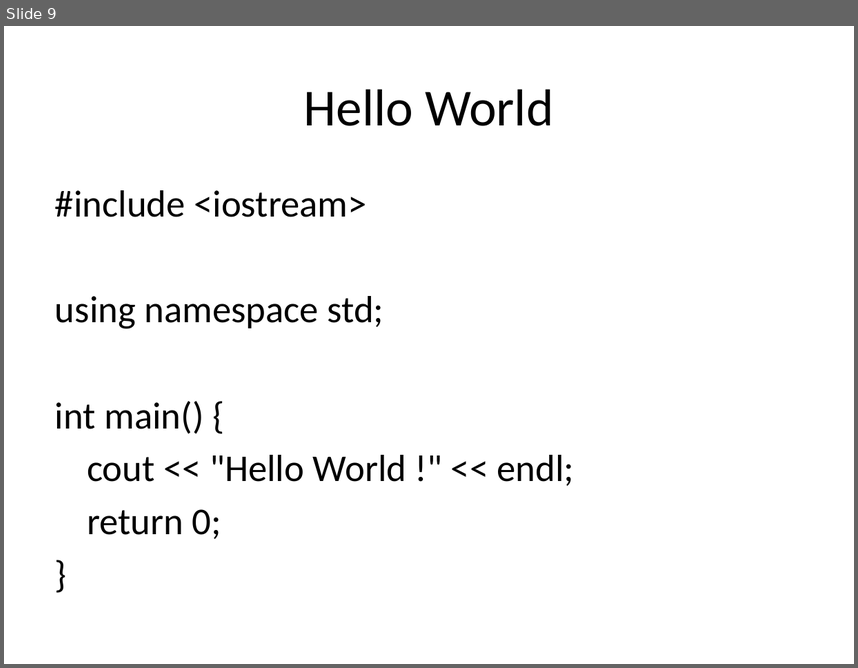
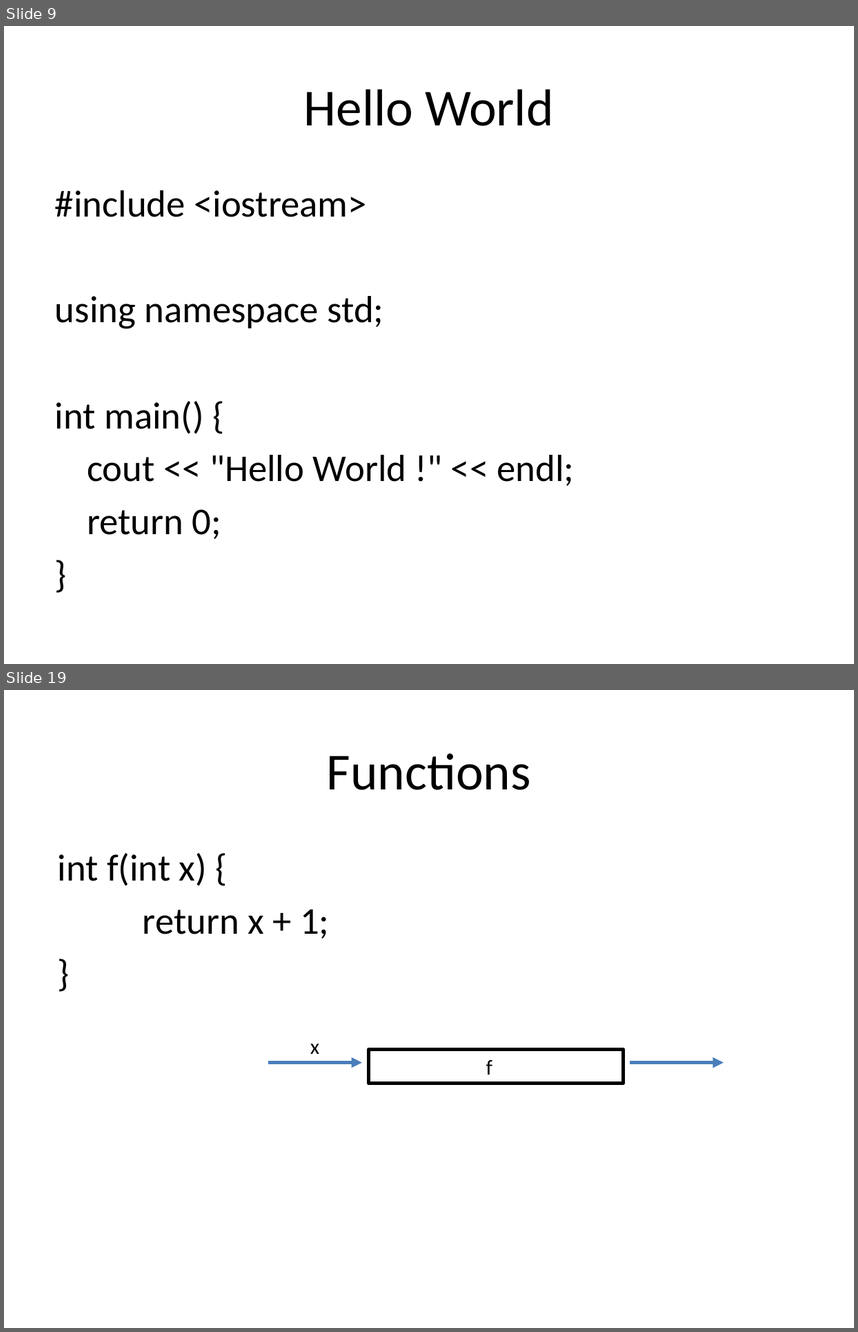
Before and after one commit to matthcol/CPP2019_07, a slide deck: CPP.pptx. Shown one above the other, each under a label of ours: slide 9 before the commit, slides 9 and 19 after it; the slides between them are not shown. The pictures are 858x668 and 858x1332 pixels, drawn with LibreOffice and Linux fonts; fonts in the diff are those of the drawing. Boxes give left, top, right and bottom in pixels: in the first picture for what was removed or moved away, otherwise in the second. Text is boxed around its words. In the diff, an @@ line names an element or a change of style, - is before the commit and + after.

```diff
--- a/CPP.pptx
+++ b/CPP.pptx
@@ slide 19 added at (4, 690, 854, 1328), background #FFFFFF @@
@@ title added at (327, 753, 531, 790), 44 pt, text #000000 @@
+Functions
@@ text added at (58, 853, 329, 938), 32 pt, text #000000 @@
+int f(int x) {
+return x + 1;
+}
@@ text added at (310, 1043, 319, 1054), 18 pt, text #000000 @@
+x
@@ rectangle added at (369, 1049, 623, 1083), outline #000000 3 pt, 18 pt, text #000000 @@
+f
@@ arrow added from (268, 1063) to (362, 1063), #4B7EBC 3 pt @@
@@ arrow added from (630, 1063) to (723, 1063), #4B7EBC 3 pt @@
```
Also in this commit, not shown: 1 slide changed, 11 other slides added.
